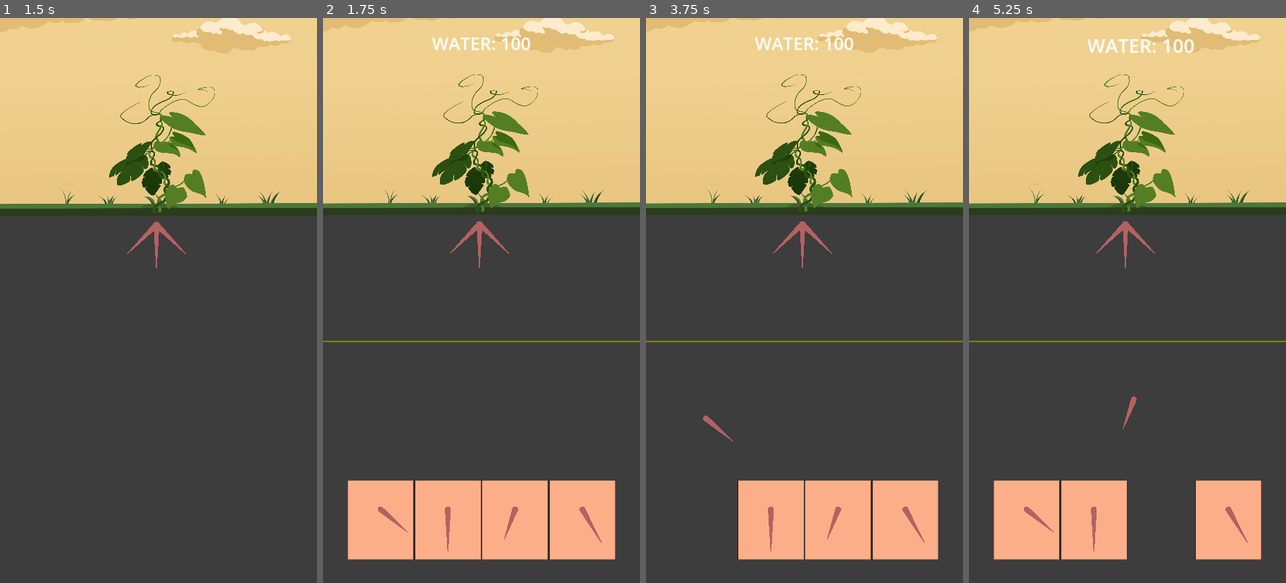
Above: before the commit, frames 1-4 (left to right).
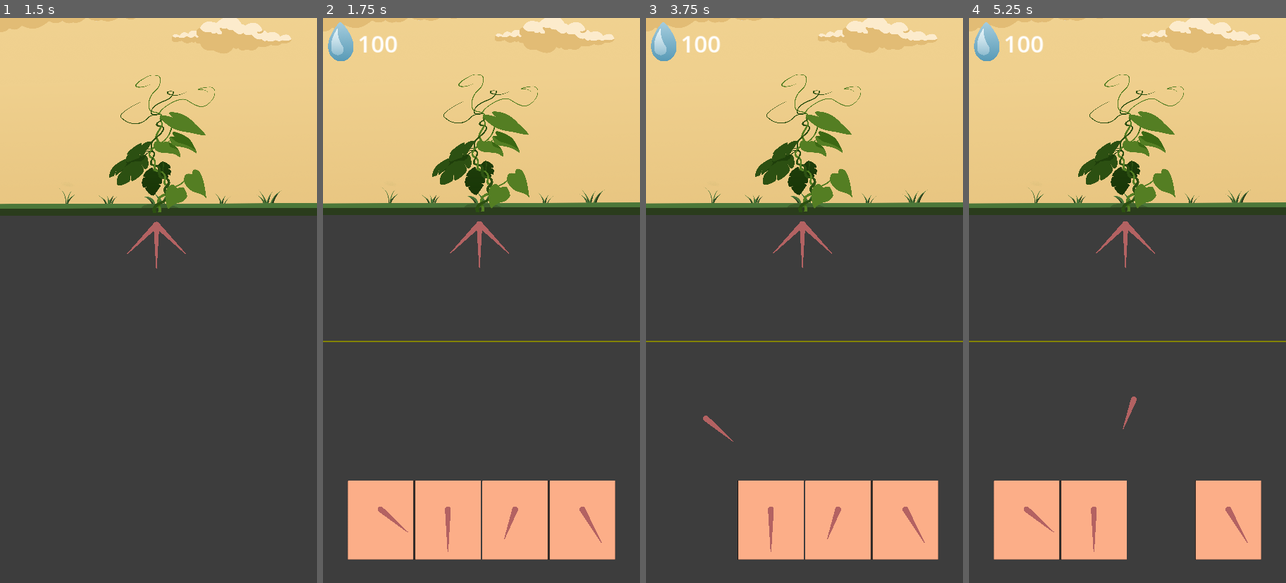
Above: after the commit, the same moments.

Repository: Disablak/ggj23
Game: Godot game, scene res://Main.tscn
Two runs of this game, one before a commit and one after it. Both use one fixed random seed, a clock stepped at 60 frames per second and the inputs below.
Inputs (mouse positions are in pixels of both pictures, inside the frame that each line leads up to):
- Up to frame 1 (1.5 s): click (155, 396) at 0.5 s; drag from (155, 277) to (190, 176) at 1.27 s
- Up to frame 2 (1.75 s): no input
- Up to frame 3 (3.75 s): tap Enter at 2, 3.5 s; drag from (801, 232) to (788, 413) at 2.02 s; tap Space at 2.75 s; move the mouse to (801, 232) at 2.77 s; click (801, 232) at 2.92 s; drag from (703, 520) to (709, 215) at 3.52 s
- Up to frame 4 (5.25 s): drag from (1092, 520) to (1143, 300) at 4.27 s; tap Space at 5 s; drag from (1162, 520) to (1079, 159) at 5.02 s

Frame 1 is identical in both runs. In frame 2, 0.9% of the frame differs, in the area x 1-66%, y 0-8%; in frame 3, 0.9%; in frame 4, 1.0%, in the area x 1-72%, y 0-8%.

Commit message:
up icon water

Diff:
--- a/Main.tscn
+++ b/Main.tscn
@@ -10,7 +10,7 @@
 [node name="Main" type="Node2D"]
 script = ExtResource("1_t3ajk")
 level_id = 1
-levels = [ExtResource("2_s1o58"), ExtResource("3_5cek2"), ExtResource("4_10t4c")]
+levels = Array[PackedScene]([ExtResource("2_s1o58"), ExtResource("3_5cek2"), ExtResource("4_10t4c")])
 
 [node name="RootController" parent="." instance=ExtResource("1_s3a7g")]
 
@@ -21,7 +21,6 @@
 [node name="Camera2D" type="Camera2D" parent="."]
 position = Vector2(2.08165e-12, -800)
 offset = Vector2(540, 960)
-current = true
 
 [connection signal="button_down" from="GUI/ButtonStart" to="." method="_on_button_start_button_down"]
 
--- a/scenes/GUI.tscn
+++ b/scenes/GUI.tscn
@@ -1,10 +1,11 @@
-[gd_scene load_steps=4 format=3 uid="uid://becqhgjieqv1x"]
+[gd_scene load_steps=5 format=3 uid="uid://becqhgjieqv1x"]
 
 [ext_resource type="Script" path="res://scripts/GUI.gd" id="1_ghebo"]
 [ext_resource type="Texture2D" uid="uid://dw68yyq7nyso0" path="res://assets/white.jpg" id="2_x6m6f"]
+[ext_resource type="Texture2D" uid="uid://bj5upwnu3em16" path="res://assets/Component 4.png" id="3_k8wh7"]
 
 [sub_resource type="LabelSettings" id="LabelSettings_jrvaq"]
-font_size = 60
+font_size = 80
 
 [node name="GUI" type="Control"]
 layout_mode = 3
@@ -22,18 +23,6 @@
 offset_top = 302.0
 offset_right = 696.0
 offset_bottom = 676.0
-
-[node name="LabelWater" type="Label" parent="."]
-visible = false
-layout_mode = 1
-anchors_preset = 10
-anchor_right = 1.0
-offset_bottom = 173.0
-grow_horizontal = 2
-text = "WATER: 100"
-label_settings = SubResource("LabelSettings_jrvaq")
-horizontal_alignment = 1
-vertical_alignment = 1
 
 [node name="HBoxContainer" type="HBoxContainer" parent="."]
 layout_mode = 1
@@ -78,3 +67,29 @@
 grow_vertical = 2
 mouse_filter = 2
 color = Color(0, 0, 0, 1)
+
+[node name="Water" type="Control" parent="."]
+anchors_preset = 0
+offset_right = 646.0
+offset_bottom = 169.0
+
+[node name="WaterIcon" type="TextureRect" parent="Water"]
+layout_mode = 0
+offset_left = 17.0
+offset_top = 12.0
+offset_right = 891.0
+offset_bottom = 1366.0
+scale = Vector2(0.1, 0.1)
+texture = ExtResource("3_k8wh7")
+
+[node name="LabelWater" type="Label" parent="Water"]
+layout_mode = 1
+anchors_preset = 10
+anchor_right = 1.0
+offset_left = 118.0
+offset_bottom = 173.0
+grow_horizontal = 2
+pivot_offset = Vector2(2.08165e-12, 86)
+text = "100"
+label_settings = SubResource("LabelSettings_jrvaq")
+vertical_alignment = 1
--- a/scripts/GUI.gd
+++ b/scripts/GUI.gd
@@ -3,7 +3,8 @@
 
 
 @onready var btn_start: Button = $ButtonStart
-@onready var label_water: Label = $LabelWater
+@onready var water: Control = $Water
+@onready var label_water: Label = $Water/LabelWater
 @onready var box_container: HBoxContainer = $HBoxContainer
 @onready var fade: ColorRect = $Fade
 
@@ -16,6 +17,7 @@
 
 	Global.on_updated_water.connect(_on_updated_water)
 
+	water.visible = false
 	fade.visible = true
 
 	await get_tree().process_frame
@@ -25,19 +27,21 @@
 		child.visible = false
 
 
-func _on_updated_water(value: int):
+func _on_updated_water(prev_value: int, cur_value: int):
+	if prev_value == cur_value:
+		return
+
 	var tween = create_tween()
-	var start_value = label_water.text.split(':')[1].to_int()
 	tween.set_trans(Tween.TRANS_SINE)
-	tween.tween_method(set_label_water_text, start_value,
-		value, LABEL_WATER_TWEEN_DURATION)
+	tween.tween_method(set_label_water_text, prev_value,
+		cur_value, LABEL_WATER_TWEEN_DURATION)
 	tween.tween_property(label_water, "scale",
-		Vector2(1.1, 1.1), 0.2).from(Vector2.ONE)
+		Vector2(1.2, 1.2), 0.2).from(Vector2.ONE)
 	tween.tween_property(label_water, "scale",
 		Vector2.ONE, 0.2)
 
 func set_label_water_text(value: int):
-	label_water.text = "WATER: {0}".format([value])
+	label_water.text = "{0}".format([value])
 
 
 func on_start_move_down():
@@ -45,23 +49,24 @@
 
 
 func on_moved_down():
-	label_water.visible = true
+	water.visible = true
+
 
 func show_hint_water(cur_water: int, plus_water):
 	label_water.label_settings.font_color = Color.WHITE
 
 	if plus_water == null:
-		_on_updated_water(cur_water)
+		label_water.text = "{0}".format([cur_water])
 		return
 
 	if plus_water:
-		label_water.text = "WATER: {0} + {1}".format([cur_water, Global.PART_WATER])
+		label_water.text = "{0} + {1}".format([cur_water, Global.PART_WATER])
 	else:
 		if cur_water - Global.PART_WATER == 0:
 			label_water.label_settings.font_color = Color.RED
-			label_water.text = "WATER: {0} - {1}".format([cur_water, Global.PART_WATER])
+			label_water.text = "{0} - {1}".format([cur_water, Global.PART_WATER])
 		else:
-			label_water.text = "WATER: {0} - {1}".format([cur_water, Global.PART_WATER])
+			label_water.text = "{0} - {1}".format([cur_water, Global.PART_WATER])
 
 
 func fade_show(show) -> Tween:
--- a/scripts/Globals.gd
+++ b/scripts/Globals.gd
@@ -13,7 +13,7 @@
 	Vector2(600, 500), Vector2(800, 500)
 ]
 
-signal on_updated_water(new_value: int)
+signal on_updated_water(prev_value:int, new_value: int)
 signal on_game_over(is_win: bool)
 signal on_card_move_back(stick: Stick)
 
--- a/scripts/RootsController.gd
+++ b/scripts/RootsController.gd
@@ -29,8 +29,9 @@
 
 var cur_water: int = 100:
 	set(value):
+		var prev_value := cur_water
 		cur_water = clampi(value, 0, Global.MAX_WATER)
-		Global.on_updated_water.emit(cur_water)
+		Global.on_updated_water.emit(prev_value, cur_water)
 
 		if cur_water == 0:
 			Global.on_game_over.emit(false)
Binary file added: assets/Buda-Light.ttf
Not shown, added: assets/Buda-Light.ttf.import
Binary file added: assets/Component 2.png
Not shown, added: assets/Component 2.png.import
Binary file added: assets/Component 3.png
Not shown, added: assets/Component 3.png.import
Binary file added: assets/Component 4.png
Not shown, added: assets/Component 4.png.import
